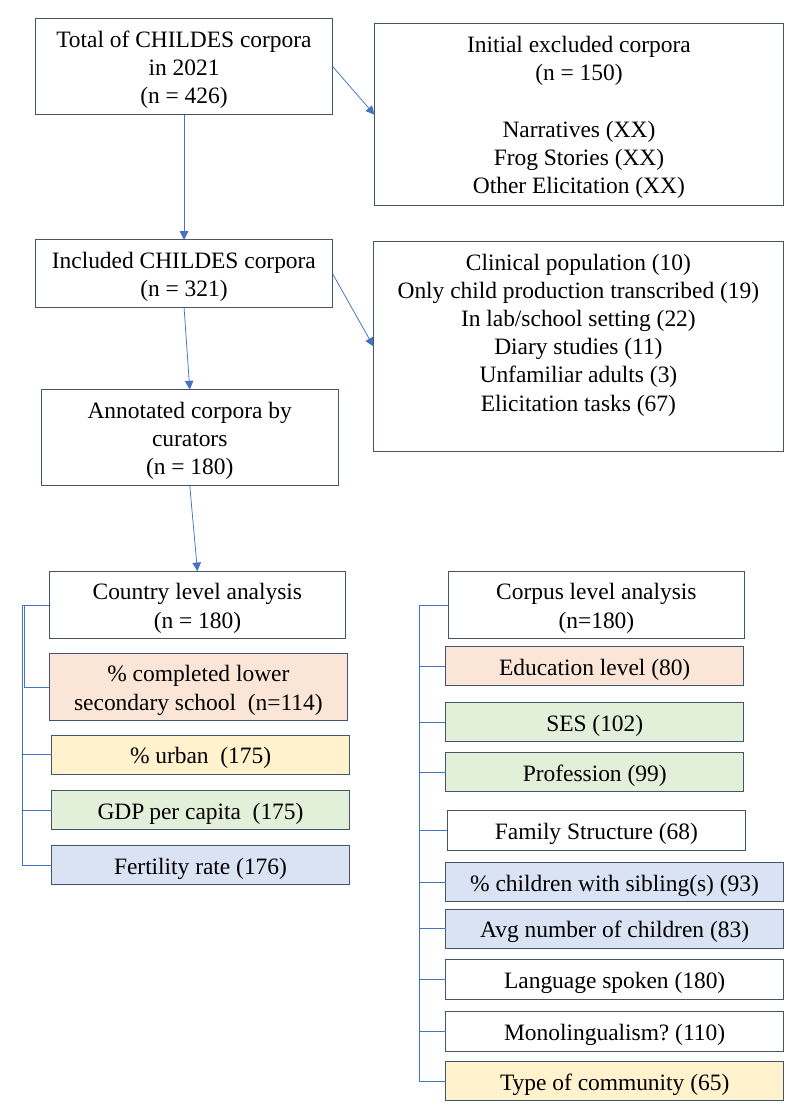
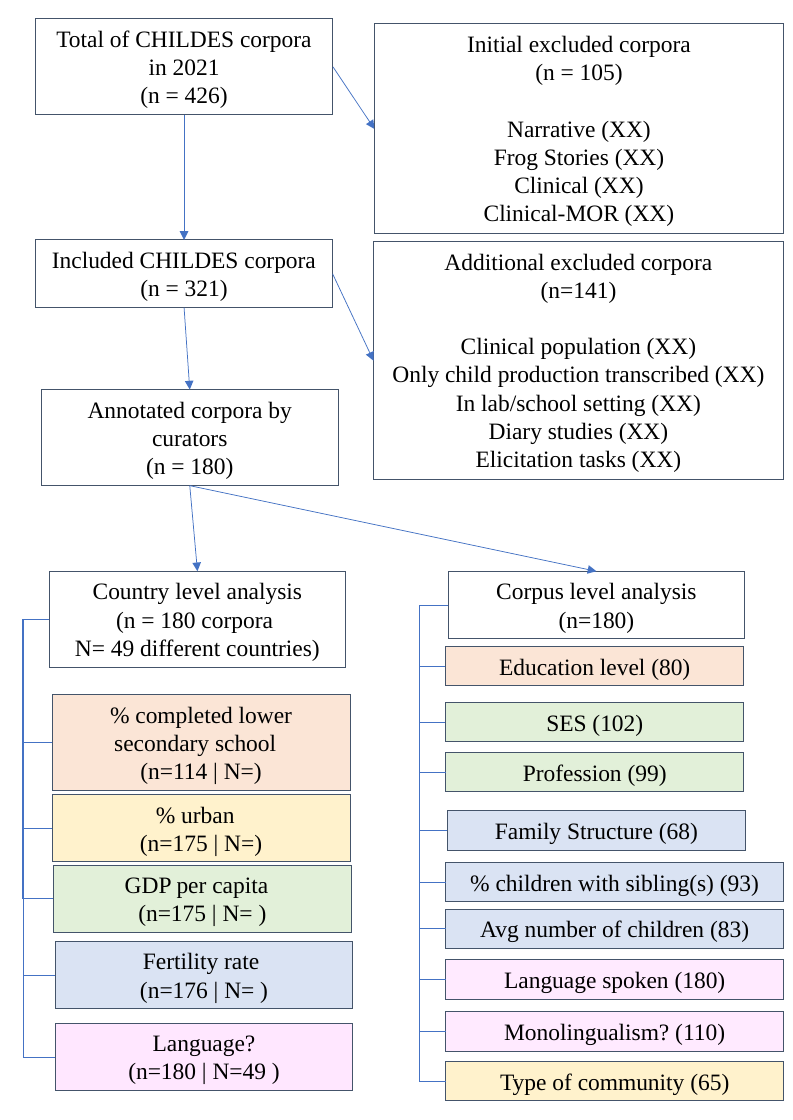
Before and after one commit to camiscaff/weirdChildes, a slide deck: slide 1 of flowchart.pptx. Drawn at 793x1120 pixels with LibreOffice and Linux fonts; fonts in the diff are those of the drawing. Boxes give left, top, right and bottom in pixels: in the first picture for what was removed or moved away, otherwise in the second. Text is boxed around its words. In the diff, an @@ line names an element or a change of style, - is before the commit and + after.

```diff
--- a/flowchart.pptx
+++ b/flowchart.pptx
@@ rectangle "Initial excluded corpora (n = ...": place and size @@
-rectangle "Initial excluded corpora (n = ..." at <box>374,24,783,206</box>
+rectangle "Initial excluded corpora (n = ..." at <box>374,24,783,235</box>
@@ text in rectangle at <box>467,35,691,226</box>: text changed @@
-Initial excluded corpora
-(n = 150)
-Narratives (XX)
-Frog Stories (XX)
-Other Elicitation (XX)
+Initial excluded corpora
+(n = 105)
+Narrative (XX)
+Frog Stories (XX)
+Clinical (XX)
+Clinical-MOR (XX)
@@ arrow moved from (333, 67) - (374, 115) to (333, 67) - (374, 129) @@
@@ rectangle "Additional excluded corpora (n=141) Clinical ...": place and size @@
-rectangle "Additional excluded corpora (n=141) Clinical ..." at <box>373,241,783,451</box>
+rectangle "Additional excluded corpora (n=141) Clinical ..." at <box>373,241,783,480</box>
@@ text in rectangle at <box>392,253,764,472</box>: text changed @@
-Clinical population (10)
-Only child production transcribed (19)
-In lab/school setting (22)
-Diary studies (11)
-Unfamiliar adults (3)
-Elicitation tasks (67)
+Additional excluded corpora
+(n=141)
+Clinical population (XX)
+Only child production transcribed (XX)
+In lab/school setting (XX)
+Diary studies (XX)
+Elicitation tasks (XX)
@@ arrow moved from (333, 274) - (373, 347) to (333, 274) - (373, 361) @@
@@ arrow added from (189, 485) to (596, 571), #4472C4 0.5 pt @@
@@ rectangle "Country level analysis (n = ...": place and size @@
-rectangle "Country level analysis (n = ..." at <box>50,571,346,639</box>
+rectangle "Country level analysis (n = ..." at <box>50,571,346,667</box>
@@ text in rectangle at <box>75,582,320,661</box>: text changed @@
-Country level analysis
-(n = 180)
+Country level analysis
+(n = 180 corpora
+N= 49 different countries)
@@ elbow line moved from (50, 605) - (52, 755) to (50, 620) - (52, 828) @@
@@ elbow line moved from (50, 605) - (50, 687) to (50, 620) - (52, 742) @@
@@ elbow line moved from (50, 605) - (52, 810) to (50, 620) - (54, 899) @@
@@ elbow line moved from (50, 605) - (52, 865) to (50, 620) - (55, 975) @@
@@ elbow line added from (50, 620) to (55, 1056), #4472C4 0.5 pt @@
@@ rectangle "% completed lower secondary school ...": place and size @@
-rectangle "% completed lower secondary school ..." at <box>50,653,348,721</box>
+rectangle "% completed lower secondary school ..." at <box>52,695,350,791</box>
@@ text in rectangle at <box>114,706,292,784</box>: text changed @@
-% completed lower secondary school (n=114)
+% completed lower secondary school
+(n=114 | N=)
@@ rectangle "% urban (n=175 | N=)": place and size @@
-rectangle "% urban (n=175 | N=)" at <box>52,735,350,774</box>
+rectangle "% urban (n=175 | N=)" at <box>52,794,350,862</box>
@@ text in rectangle at <box>140,806,262,856</box>: text changed @@
-% urban (175)
+% urban
+(n=175 | N=)
@@ rectangle "Family Structure (68)" at <box>447,811,745,850</box>: fill none to #DAE3F3 @@
@@ rectangle "GDP per capita (n=175 | ...": place and size @@
-rectangle "GDP per capita (n=175 | ..." at <box>52,790,350,829</box>
+rectangle "GDP per capita (n=175 | ..." at <box>54,865,352,933</box>
@@ text in rectangle at <box>125,877,268,926</box>: text changed @@
-GDP per capita (175)
+GDP per capita
+(n=175 | N= )
@@ rectangle "Fertility rate (n=176 | N= ...": place and size @@
-rectangle "Fertility rate (n=176 | N= ..." at <box>52,846,350,885</box>
+rectangle "Fertility rate (n=176 | N= ..." at <box>55,941,353,1009</box>
@@ text in rectangle at <box>140,952,259,1003</box>: text changed @@
-Fertility rate (176)
+Fertility rate
+(n=176 | N= )
@@ rectangle "Language spoken (180)" at <box>446,960,783,999</box>: fill none to #FFEAFF @@
@@ rectangle "Monolingualism? (110)" at <box>446,1012,783,1051</box>: fill none to #FFEAFF @@
@@ rectangle added at <box>55,1022,353,1090</box>, fill #FF40FF at 12% opacity, outline #44546A 0.75 pt, 16 pt, text #000000 @@
+Language?
+(n=180 | N=49 )
```
Also in this commit, not shown: 2 other files.
